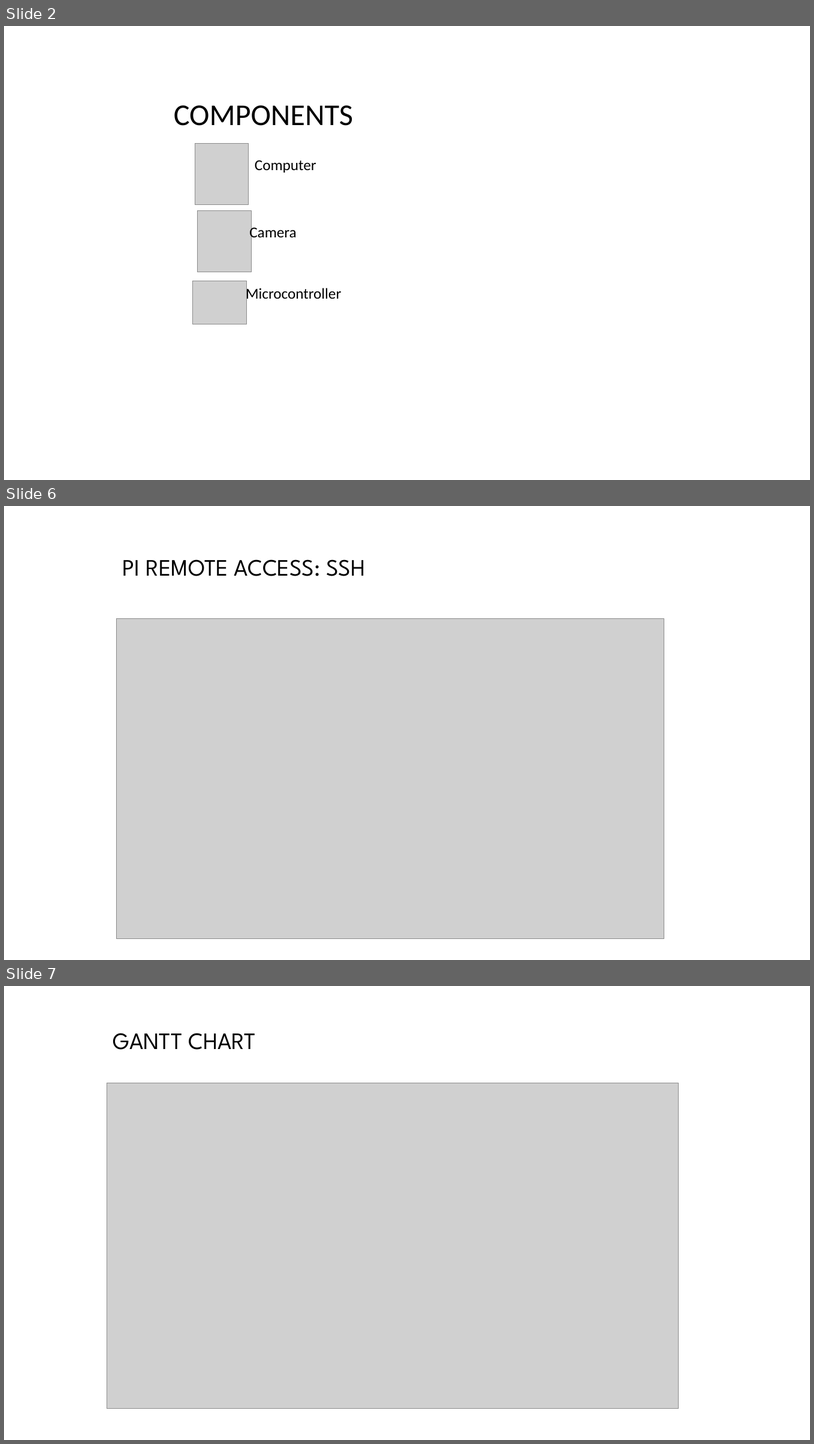
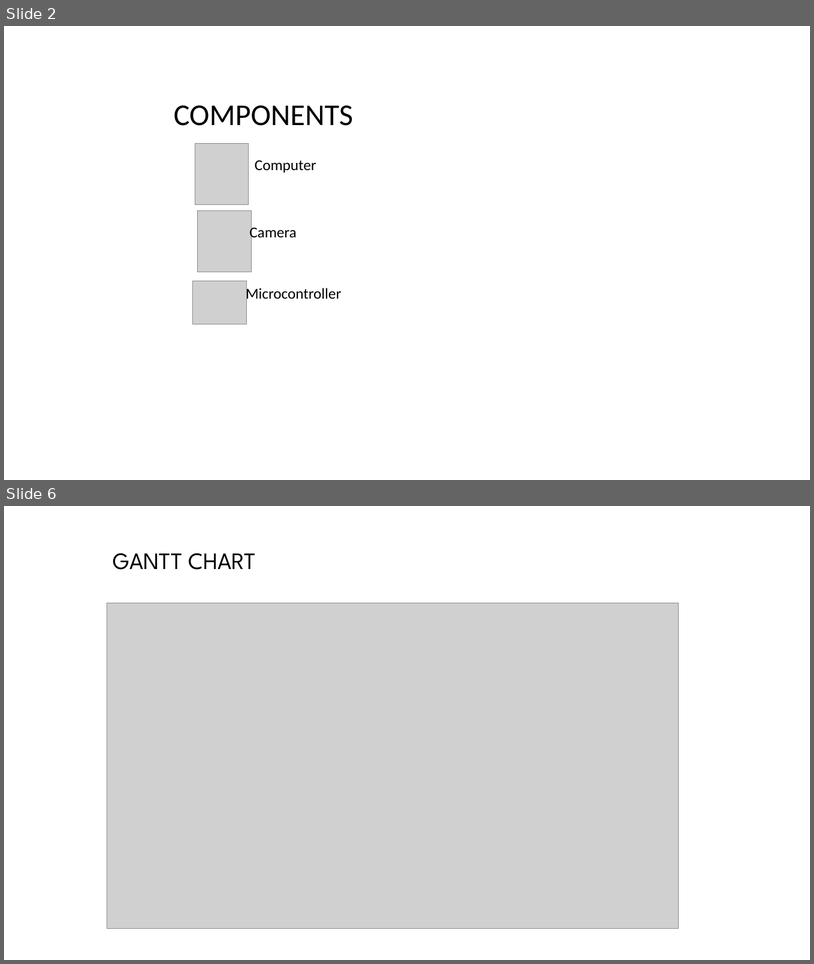
Before and after one commit to tapuzaman/cse299, a slide deck: Presentations/Security Buddy_1.ppt. Shown one above the other, each under a label of ours: slides 2, 6 and 7 before the commit, slides 2 and 6 after it; the slides between them are not shown. The pictures are 814x1444 and 814x964 pixels, drawn with LibreOffice and Linux fonts; fonts in the diff are those of the drawing; grey boxes stand for pictures; background and template pictures are left out. Boxes give left, top, right and bottom in pixels: in the first picture for what was removed or moved away, otherwise in the second. Text is boxed around its words. In the diff, an @@ line names an element or a change of style, - is before the commit and + after.

```diff
--- a/Presentations/Security Buddy_1.ppt
+++ b/Presentations/Security Buddy_1.ppt
@@ slide 6 removed at <box>4,506,810,960</box>, background picture (left out) @@
@@ title removed at <box>123,559,365,576</box> @@
-PI REMOTE ACCESS: SSH
@@ picture removed at <box>116,618,664,938</box> @@
@@ what was slide 7 is now slide 6 @@
```
Also in this commit, not shown: 3 slides added, 3 other slides removed, 1 other file.
